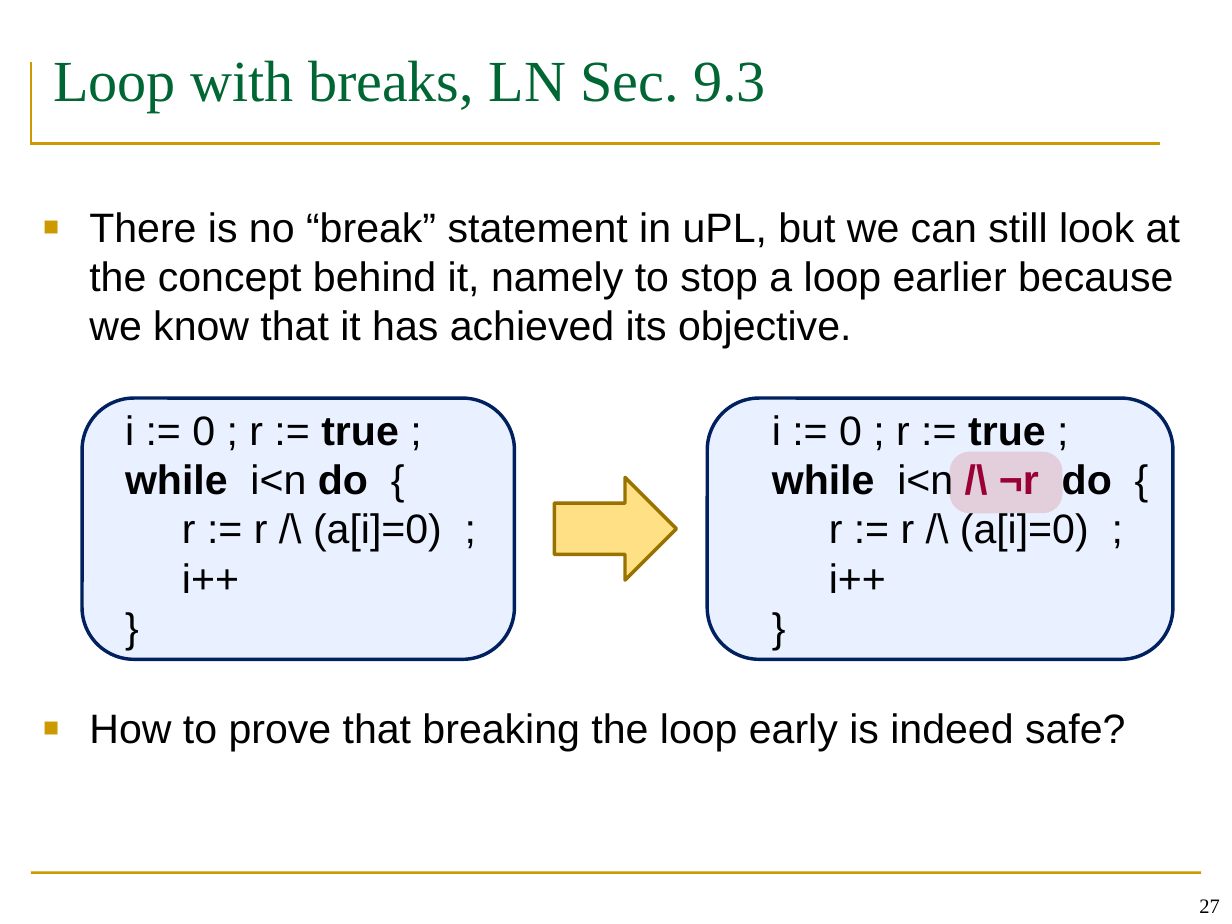
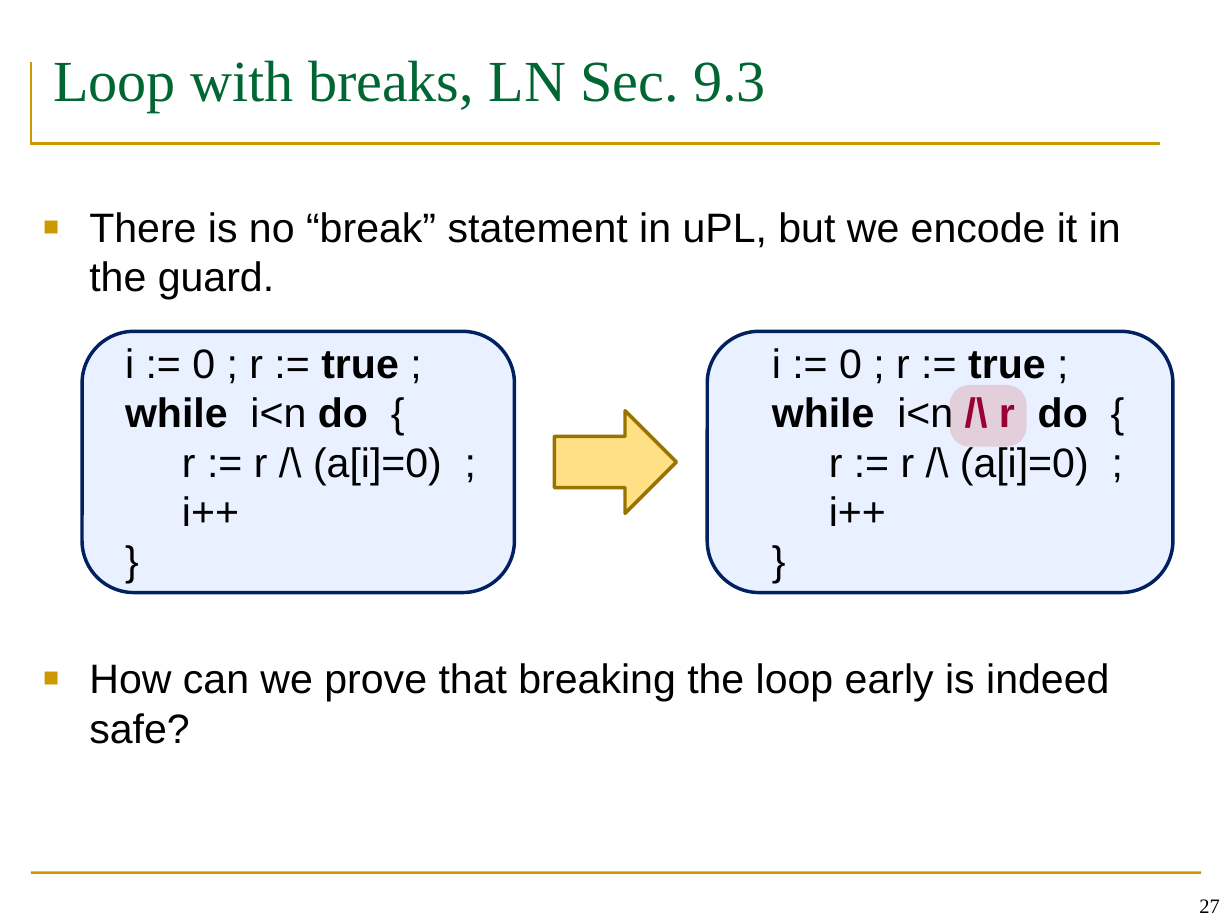
Before and after one commit to wooshrow/b3stv, a slide deck: slide 27 of slides/week-23-paige.pptx. Drawn at 1232x924 pixels with LibreOffice and Linux fonts; fonts in the diff are those of the drawing. Boxes give left, top, right and bottom in pixels: in the first picture for what was removed or moved away, otherwise in the second. Text is boxed around its words. In the diff, an @@ line names an element or a change of style, - is before the commit and + after.

```diff
--- a/slides/week-23-paige.pptx
+++ b/slides/week-23-paige.pptx
@@ text at (89,212,1121,744): text changed @@
-■ There is no “break” statement in uPL, but we can still look at the concept behind it, namely to stop a loop earlier because we know that it has achieved its objective.
-■ How to prove that breaking the loop early is indeed safe?
+■ There is no “break” statement in uPL, but we encode it in the guard.
+■ How can we prove that breaking the loop early is indeed safe?
@@ 2 texts, 2 rounded rectangles: place and size @@
-2 texts, 2 rounded rectangles at (83,398,1173,659)
+2 texts, 2 rounded rectangles at (83,331,1173,593)
@@ text at (772,348,1088,428): text changed @@
-i := 0 ; r := true ;
-while i<n /\ ¬r do {
+i := 0 ; r := true ;
+while i<n /\ r do {
@@ rounded rectangle: place and size @@
-rounded rectangle at (950,452,1063,514)
+rounded rectangle at (950,386,1026,447)
@@ right arrow: place and size @@
-right arrow at (554,478,676,580)
+right arrow at (554,410,676,513)
```
Also in this commit, not shown: 8 other slides changed, 1 slide added, 1 slide removed, 3 other files.
